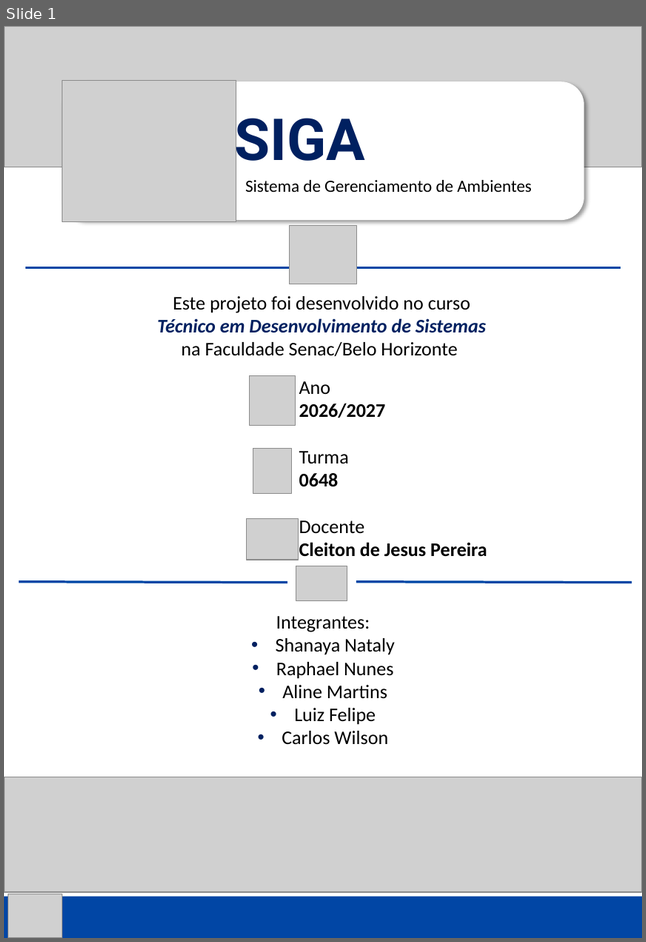
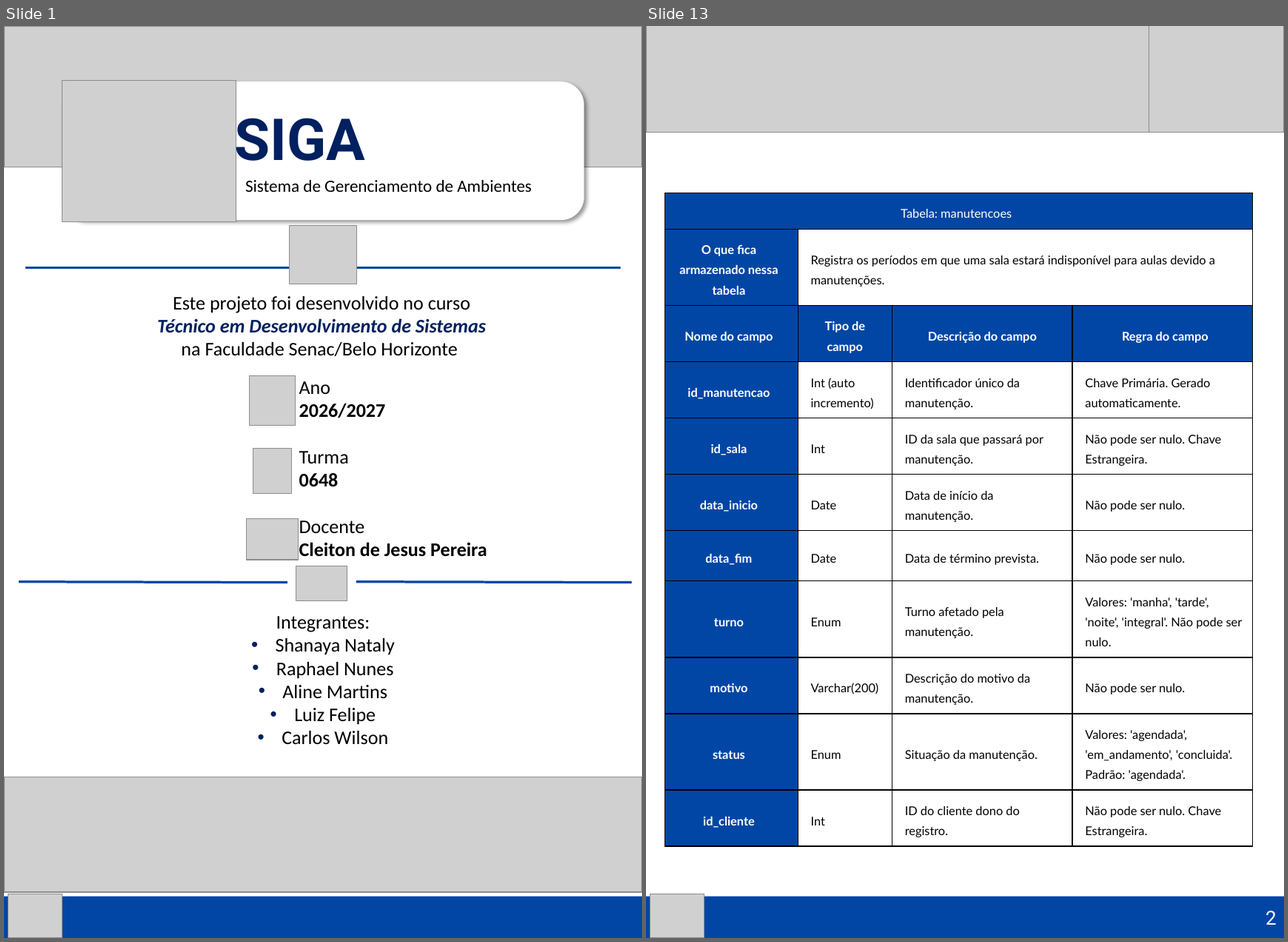
Before and after one commit to MariposaDaProgramacao/Projeto-Integrador, a slide deck: DOCUMENTACAO/Sistema de Gerenciamento de Ambientes - Documentação.pptx. Shown side by side, each under a label of ours: slide 1 before the commit, slides 1 and 13 after it; the slides between them are not shown. The pictures are 646x942 and 1288x942 pixels, drawn with LibreOffice and Linux fonts; fonts in the diff are those of the drawing; grey boxes stand for pictures. Boxes give left, top, right and bottom in pixels: in the first picture for what was removed or moved away, otherwise in the second. Text is boxed around its words. In the diff, an @@ line names an element or a change of style, - is before the commit and + after.

```diff
--- a/DOCUMENTACAO/Sistema de Gerenciamento de Ambientes - Documentação.pptx
+++ b/DOCUMENTACAO/Sistema de Gerenciamento de Ambientes - Documentação.pptx
@@ slide 13 added at box(646, 26, 1284, 938), background #FFFFFF @@
@@ picture added at box(646, 26, 1284, 133) @@
@@ picture added at box(1149, 26, 1284, 133) @@
@@ table added at box(665, 192, 1253, 840), 11 rows, 4 columns @@
+Tabela: manutencoes |  |  | 
+O que fica armazenado nessa tabela | Registra os períodos em que uma sala estará indisponível para aulas devido a manutenções. |  | 
+Nome do campo | Tipo de campo | Descrição do campo | Regra do campo
+id_manutencao | Int (auto incremento) | Identificador único da manutenção. | Chave Primária. Gerado automaticamente.
+id_sala | Int | ID da sala que passará por manutenção. | Não pode ser nulo. Chave Estrangeira.
+data_inicio | Date | Data de início da manutenção. | Não pode ser nulo.
+data_fim | Date | Data de término prevista. | Não pode ser nulo.
+turno | Enum | Turno afetado pela manutenção. | Valores: 'manha', 'tarde', 'noite', 'integral'. Não pode ser nulo.
+motivo | Varchar(200) | Descrição do motivo da manutenção. | Não pode ser nulo.
+status | Enum | Situação da manutenção. | Valores: 'agendada', 'em_andamento', 'concluida'. Padrão: 'agendada'.
+id_cliente | Int | ID do cliente dono do registro. | Não pode ser nulo. Chave Estrangeira.
@@ rectangle added at box(646, 896, 1284, 937), fill #0146A5, 18 pt, text #FFFFFF @@
+2
@@ picture added at box(650, 893, 704, 937) @@
```
Also in this commit, not shown: 2 slides changed, 14 other slides added, 3 slides removed, 2 other files.
